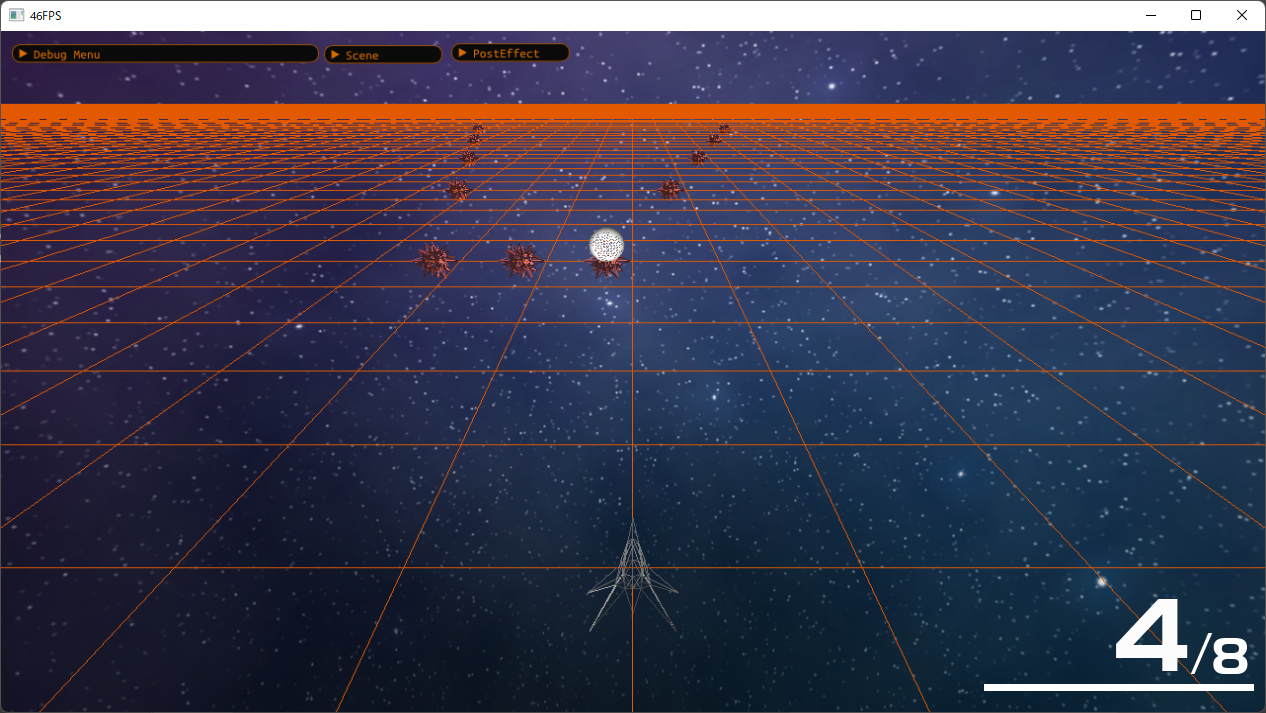
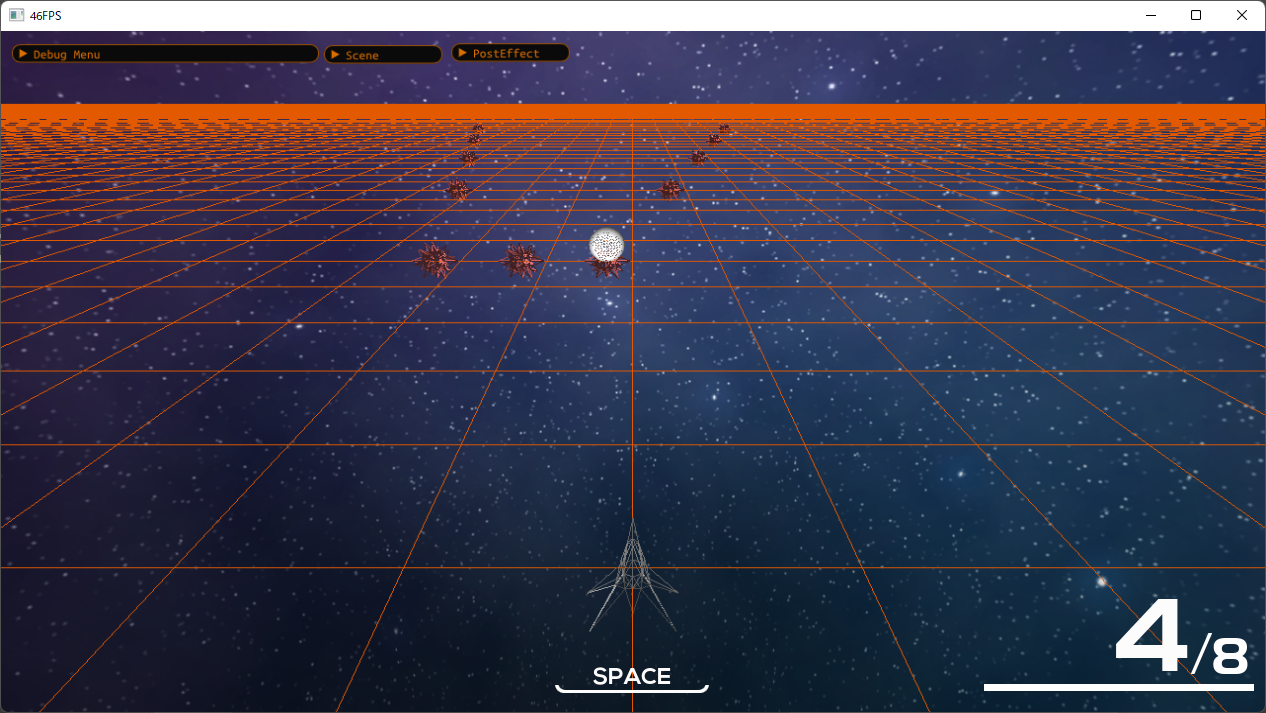
Layer changes from the first 1266 x 713 image to the second:
added layer "貼り付けられたレイヤー" above "SPACE" over (x1=555, y1=667, x2=709, y2=693)
